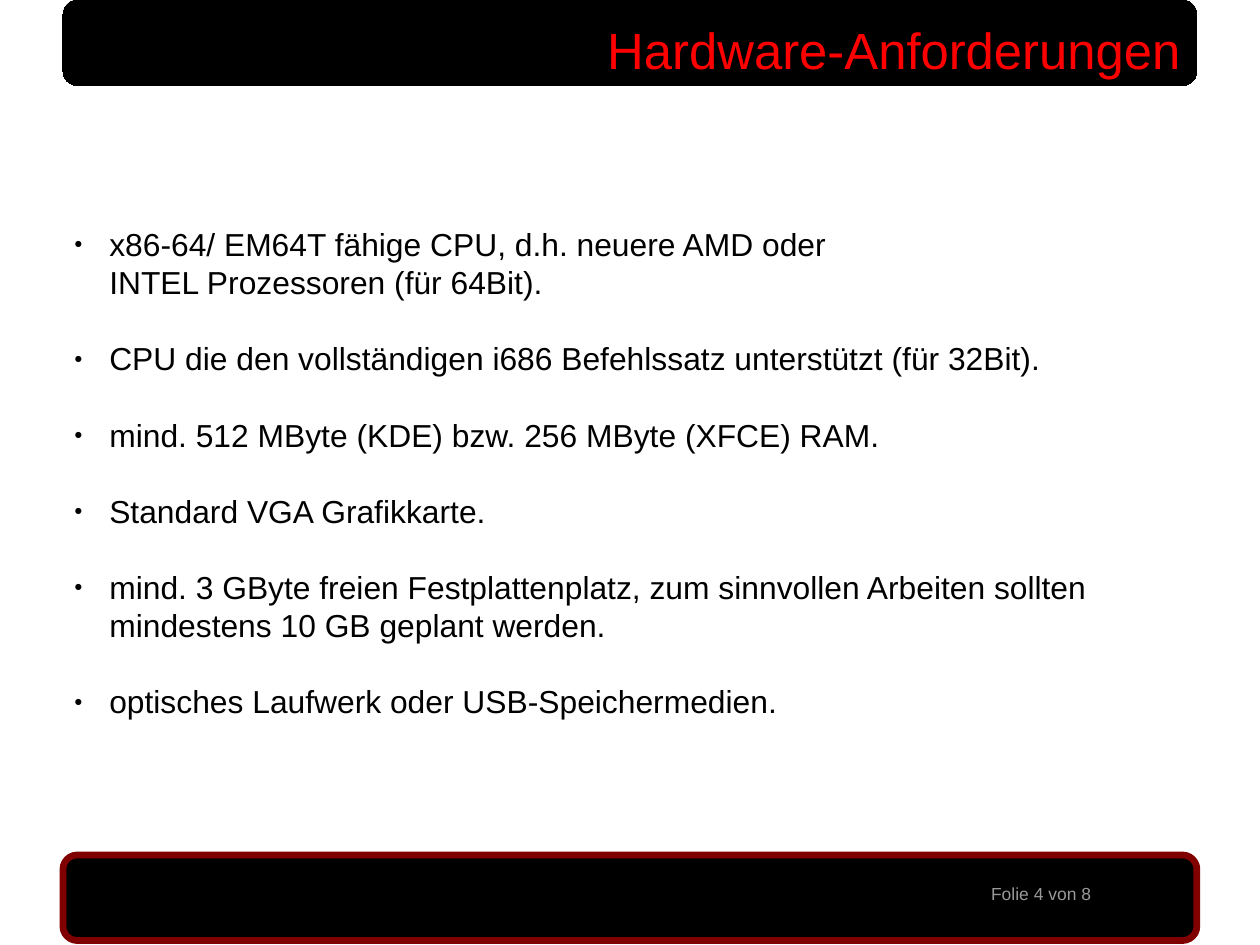
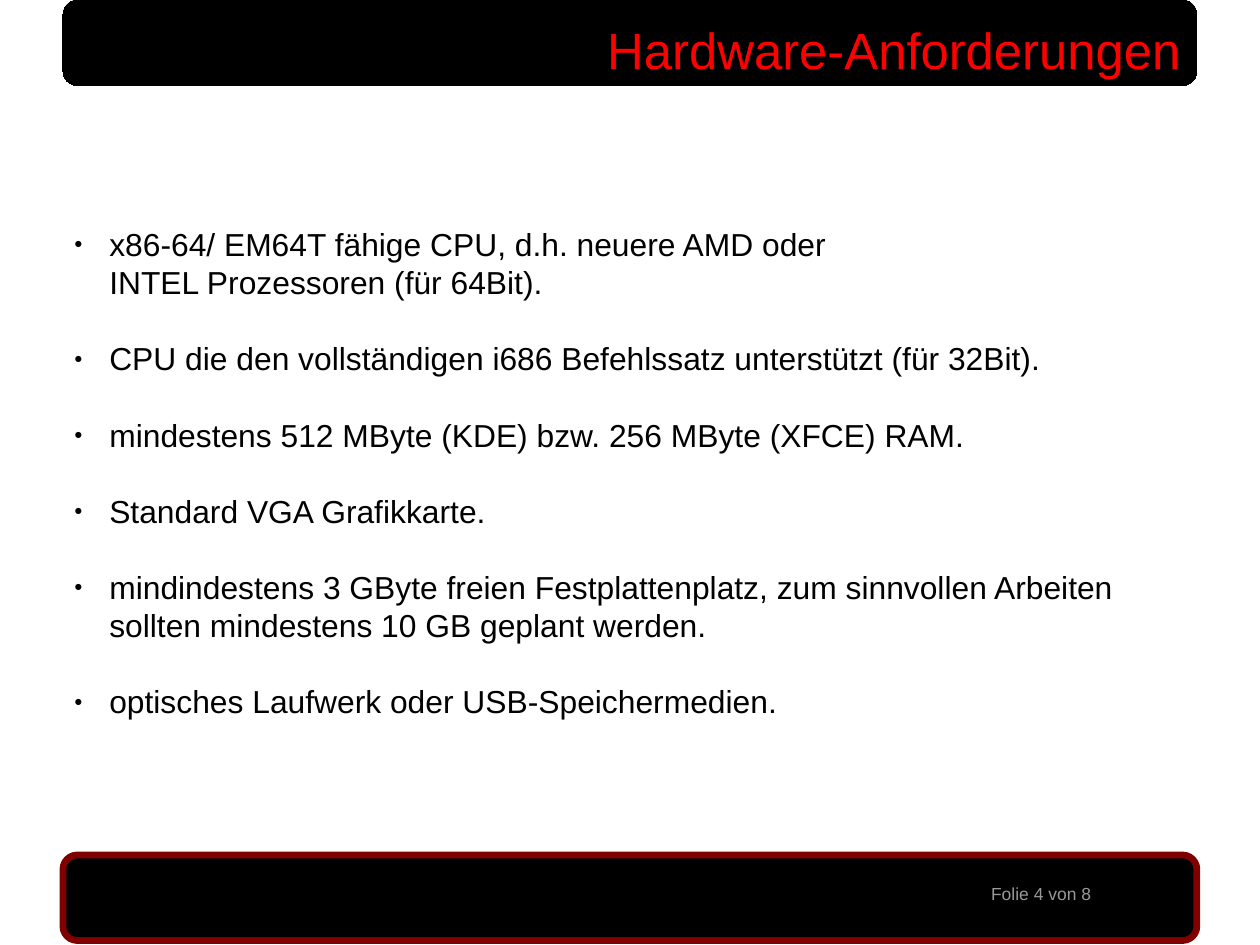
Before and after one commit to sidux-ev/praesentation, a slide deck: slide 4 of bin/sigint2010_koeln.odp. Drawn at 1260x945 pixels with LibreOffice and Linux fonts; fonts in the diff are those of the drawing; background and template pictures are left out. Boxes give left, top, right and bottom in pixels: in the first picture for what was removed or moved away, otherwise in the second. Text is boxed around its words. In the diff, an @@ line names an element or a change of style, - is before the commit and + after.

```diff
--- a/bin/sigint2010_koeln.odp
+++ b/bin/sigint2010_koeln.odp
@@ text at [109,424,964,452]: text changed @@
-● mind. 512 MByte (KDE) bzw. 256 MByte (XFCE) RAM.
+● mindestens 512 MByte (KDE) bzw. 256 MByte (XFCE) RAM.
@@ text at [109,576,1112,643]: text changed @@
-● mind. 3 GByte freien Festplattenplatz, zum sinnvollen Arbeiten sollten
-mindestens 10 GB geplant werden.
+● mindindestens 3 GByte freien Festplattenplatz, zum sinnvollen Arbeiten
+  sollten mindestens 10 GB geplant werden.
```
Also in this commit, not shown: 1 other slide changed, 2 other files.
